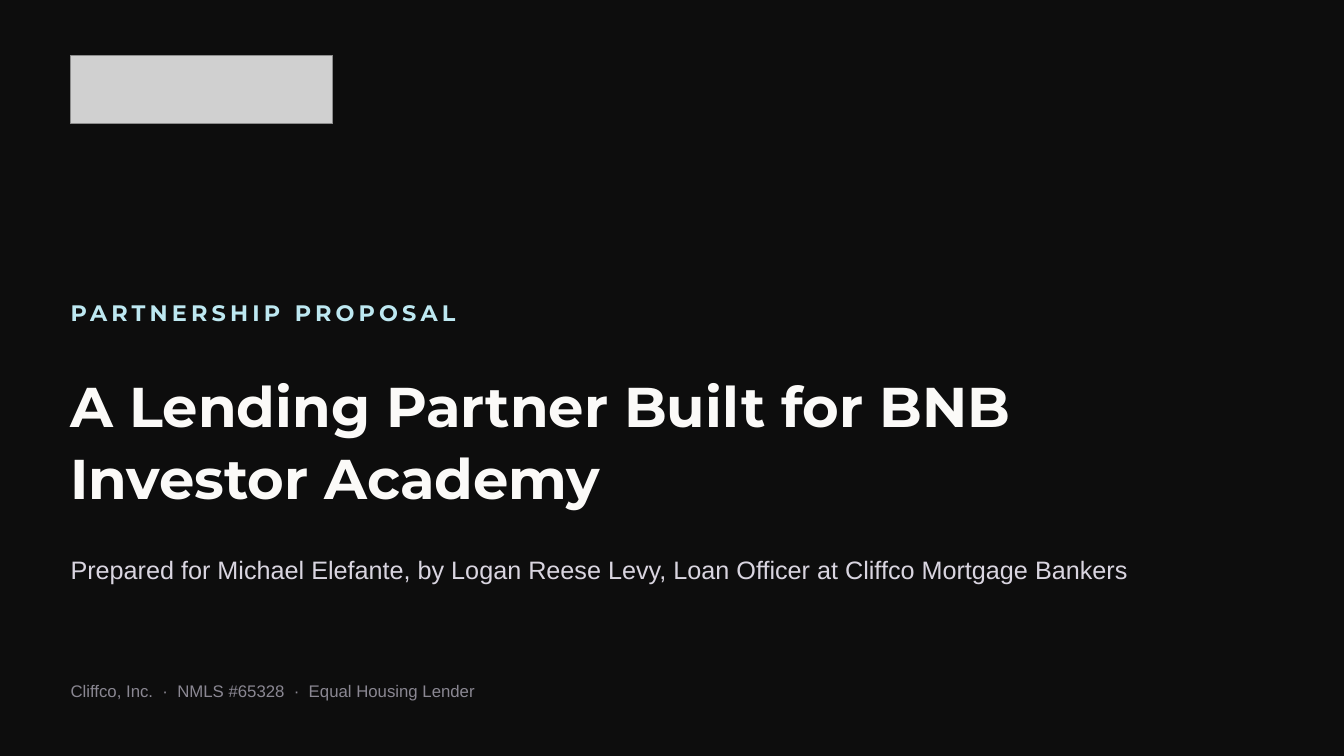
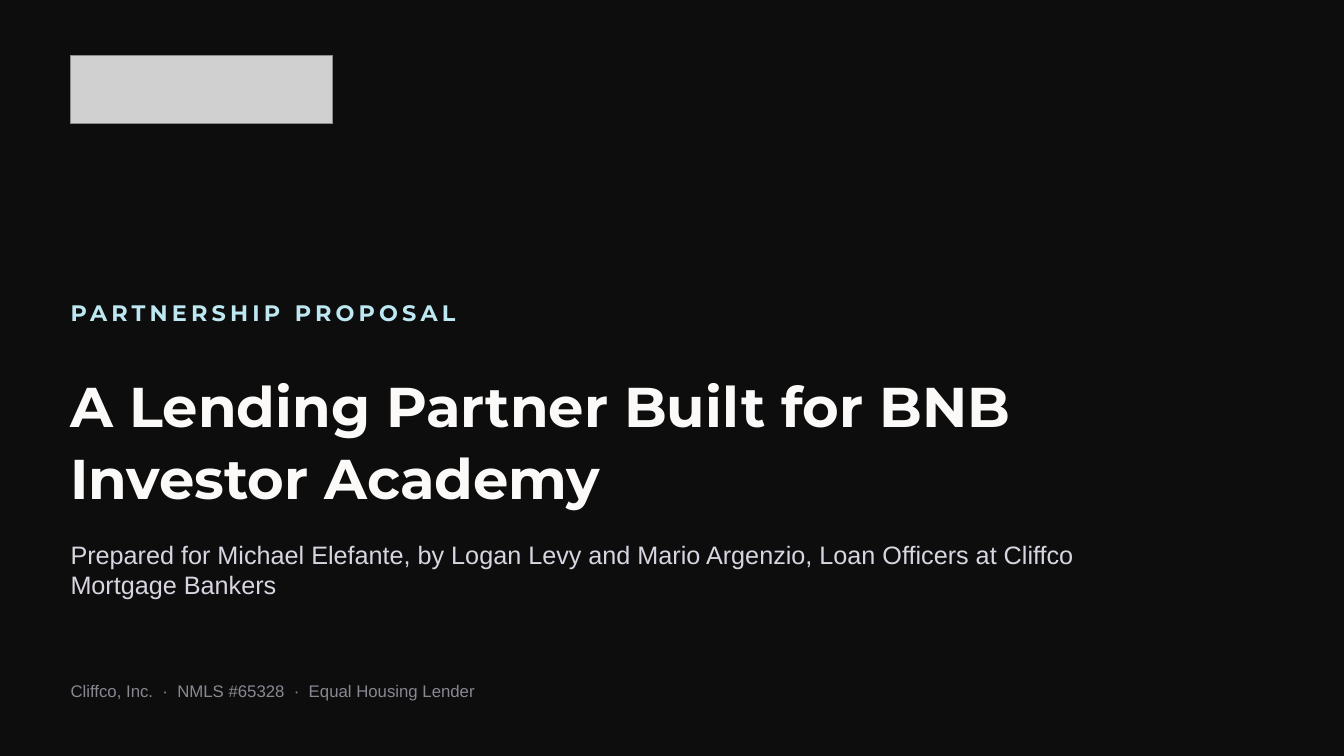
Before and after one commit to loganlevy1/STR, a slide deck: slide 1 of outreach/pitch-decks/cliffco-michael-elefante-partnership.pptx. Drawn at 1344x756 pixels with LibreOffice and Linux fonts; fonts in the diff are those of the drawing; grey boxes stand for pictures. Boxes give left, top, right and bottom in pixels: in the first picture for what was removed or moved away, otherwise in the second. Text is boxed around its words. In the diff, an @@ line names an element or a change of style, - is before the commit and + after.

```diff
--- a/outreach/pitch-decks/cliffco-michael-elefante-partnership.pptx
+++ b/outreach/pitch-decks/cliffco-michael-elefante-partnership.pptx
@@ text at box(71, 545, 1074, 600): text changed @@
-Prepared for Michael Elefante, by Logan Reese Levy, Loan Officer at Cliffco Mortgage Bankers
+Prepared for Michael Elefante, by Logan Levy and Mario Argenzio, Loan Officers at Cliffco Mortgage Bankers
```
Also in this commit, not shown: 3 other slides changed, 3 other files.
